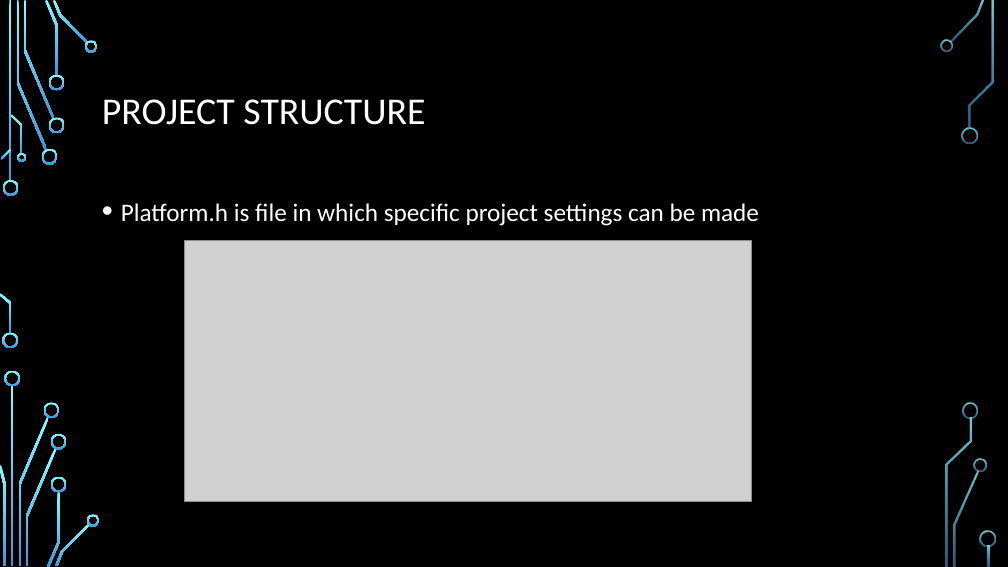
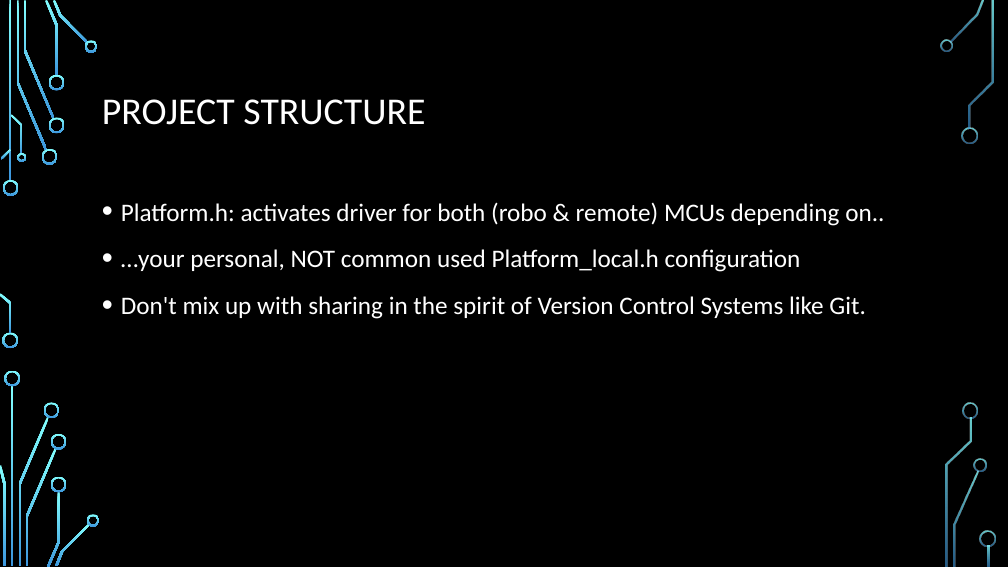
Before and after one commit to Gi-gio/killerRobot, a slide deck: slide 6 of Recap_06.10.17.pptx. Drawn at 1008x567 pixels with LibreOffice and Linux fonts; fonts in the diff are those of the drawing; grey boxes stand for pictures; background and template pictures are left out. Boxes give left, top, right and bottom in pixels: in the first picture for what was removed or moved away, otherwise in the second. Text is boxed around its words. In the diff, an @@ line names an element or a change of style, - is before the commit and + after.

```diff
--- a/Recap_06.10.17.pptx
+++ b/Recap_06.10.17.pptx
@@ text at [121,202,884,319]: text changed @@
-• Platform.h is file in which specific project settings can be made
+• Platform.h: activates driver for both (robo & remote) MCUs depending on..
+• …your personal, NOT common used Platform_local.h configuration
+• Don't mix up with sharing in the spirit of Version Control Systems like Git.
@@ picture removed at [184,240,752,501] @@
```
Also in this commit, not shown: 2 other slides changed, 3 slides added, 1 other file.
